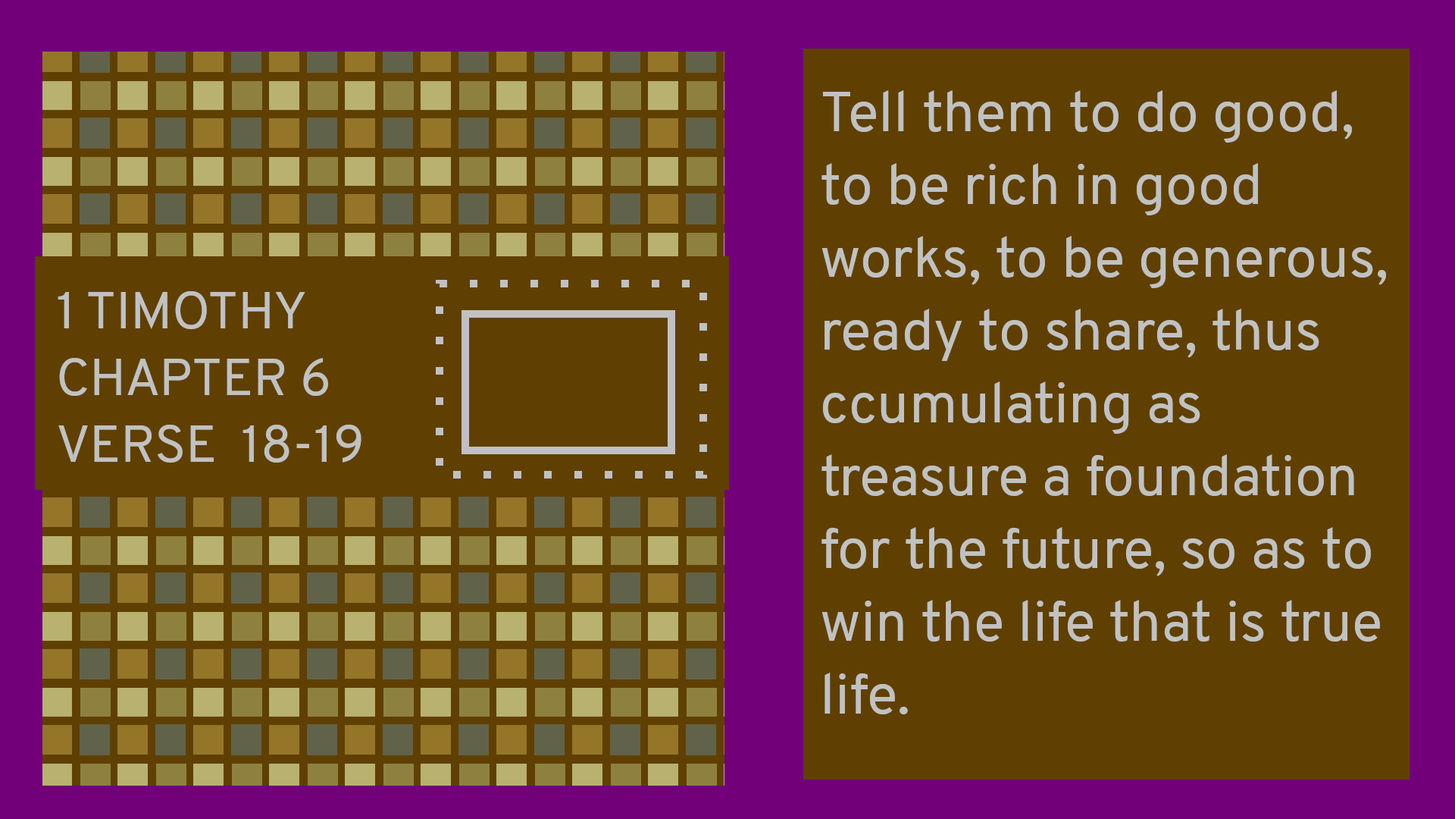
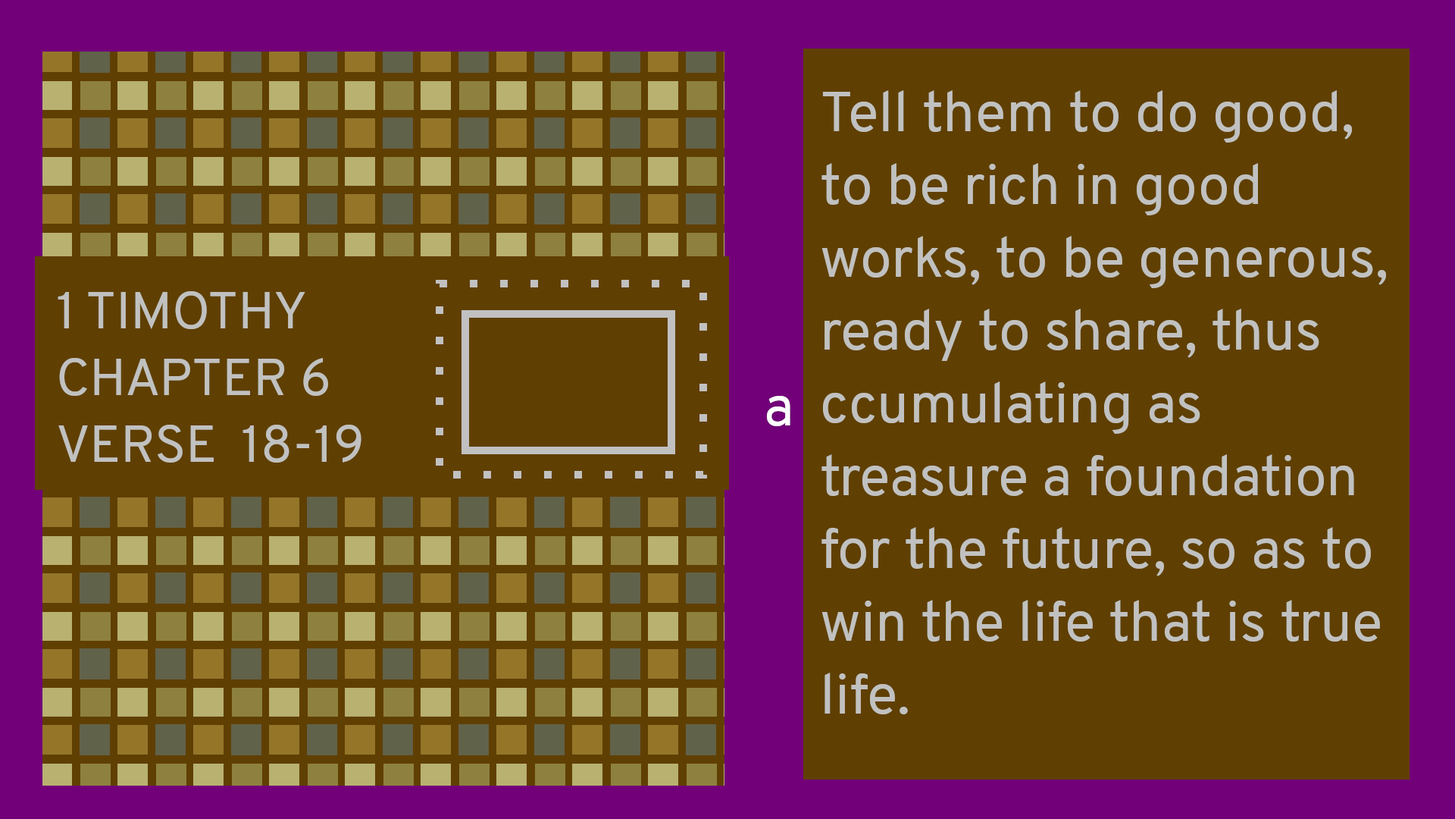
Layered file, before and after one edit (w=1455, h=819). Changes by layer:
painted on "Background" over [766, 395, 791, 426]
